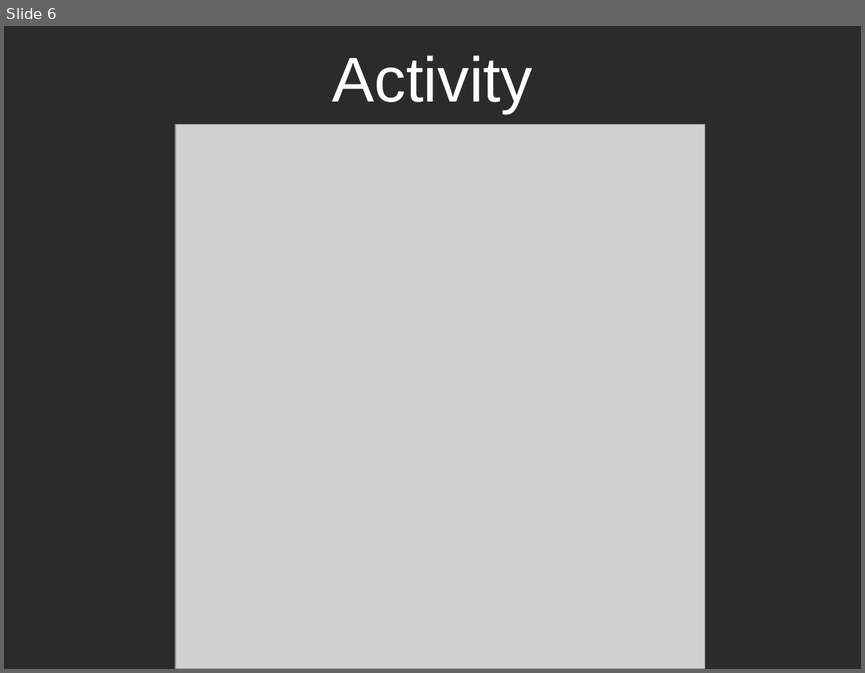
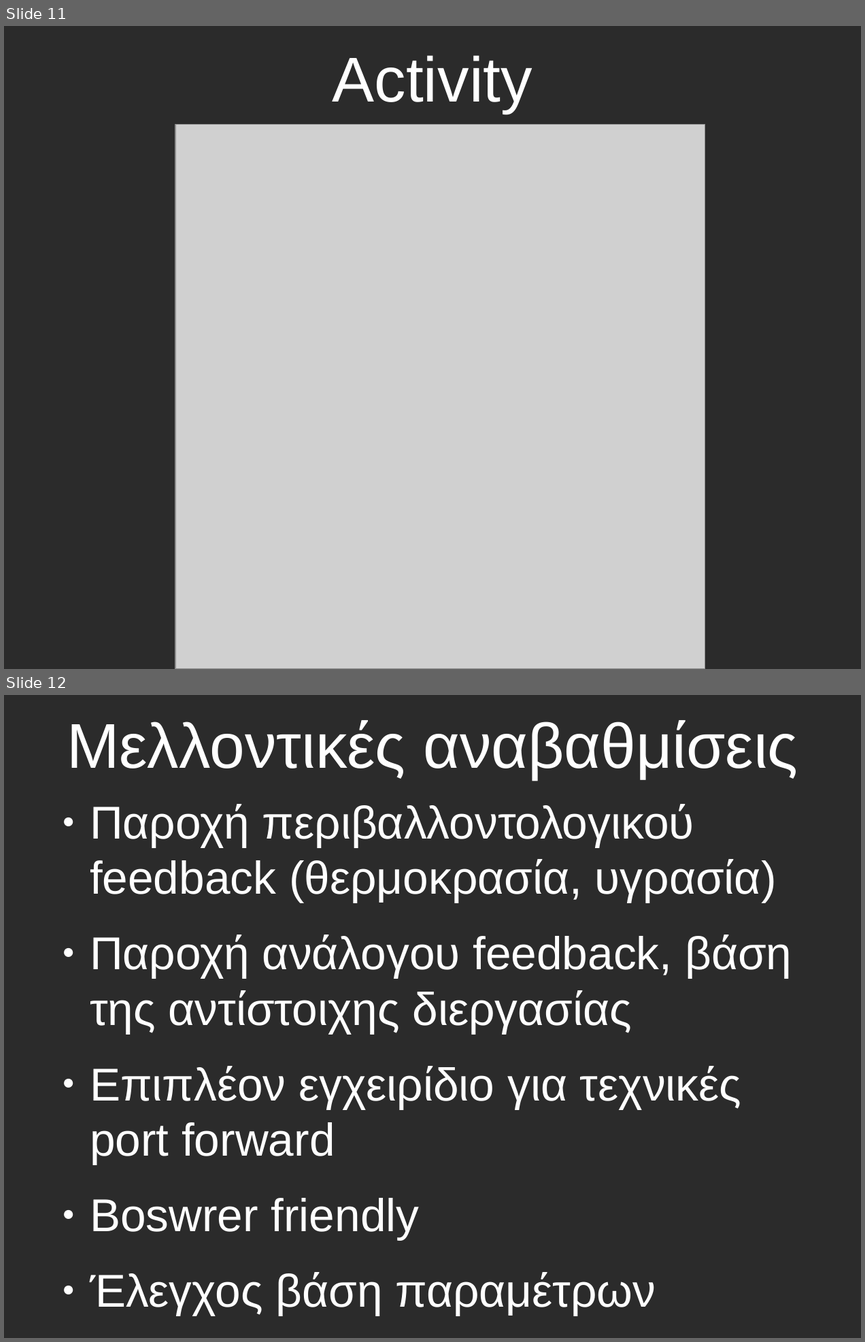
Before and after one commit to uniwa-idpe-students/ESP8266-Android-Control, a slide deck: Presentation and documents/esp8266_presentation.odp. Shown one above the other, each under a label of ours: slide 6 before the commit, slides 11 and 12 after it. The pictures are 865x673 and 865x1342 pixels, drawn with LibreOffice and Linux fonts; fonts in the diff are those of the drawing; grey boxes stand for pictures; background and template pictures are left out; a plain dark background stands for a picture behind light text. Boxes give left, top, right and bottom in pixels: in the first picture for what was removed or moved away, otherwise in the second. Text is boxed around its words. In the diff, an @@ line names an element or a change of style, - is before the commit and + after.

```diff
--- a/Presentation and documents/esp8266_presentation.odp
+++ b/Presentation and documents/esp8266_presentation.odp
@@ slide 12 added at (4, 695, 861, 1338), background picture (left out) @@
@@ title added at (67, 720, 798, 780), 58.6 pt, text #FFFFFF @@
+Μελλοντικές αναβαθμίσεις
@@ text added at (90, 804, 791, 1315), 42.6 pt, text #FFFFFF @@
+● Παροχή περιβαλλοντολογικού feedback (θερμοκρασία, υγρασία)
+● Παροχή ανάλογου feedback, βάση της αντίστοιχης διεργασίας
+● Επιπλέον εγχειρίδιο για τεχνικές port forward
+● Boswrer friendly
+● Έλεγχος βάση παραμέτρων
@@ what was slide 6 is now slide 11 @@
```
Also in this commit, not shown: 2 slides changed, 6 other slides added, 1 slide removed, 5 other files.
